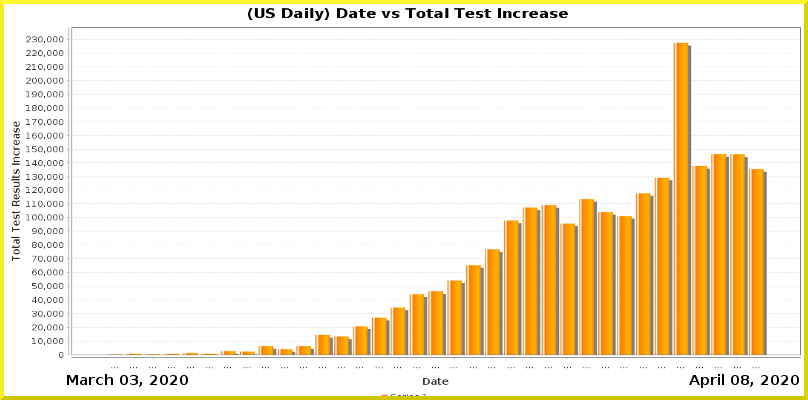
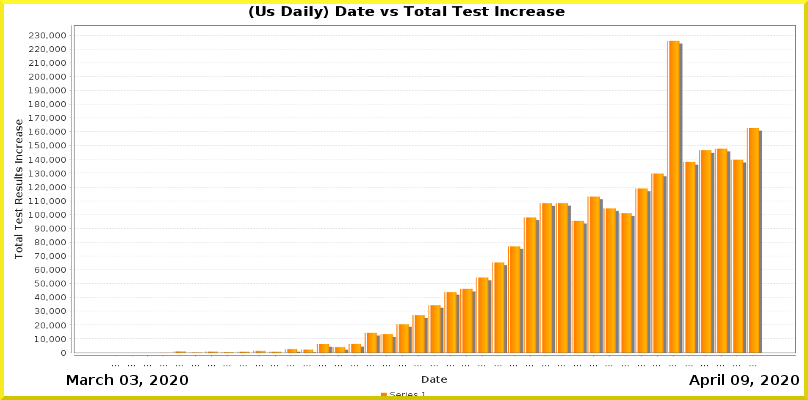
Comparing the layer stacks of the two 808×400 images. Changes:
painted on "Current Date" over [741, 375, 749, 385]
painted on "Date_vs_TestIncrease.png" over [11, 6, 801, 396]
